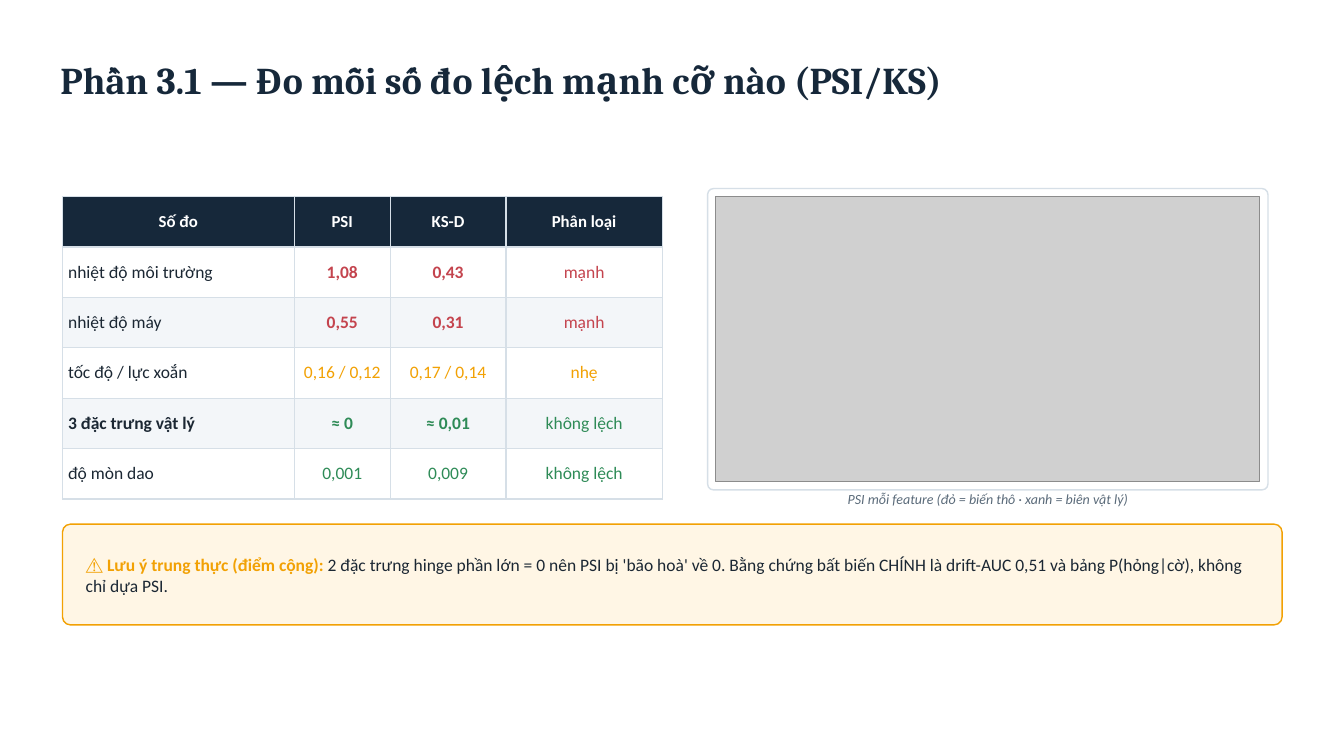
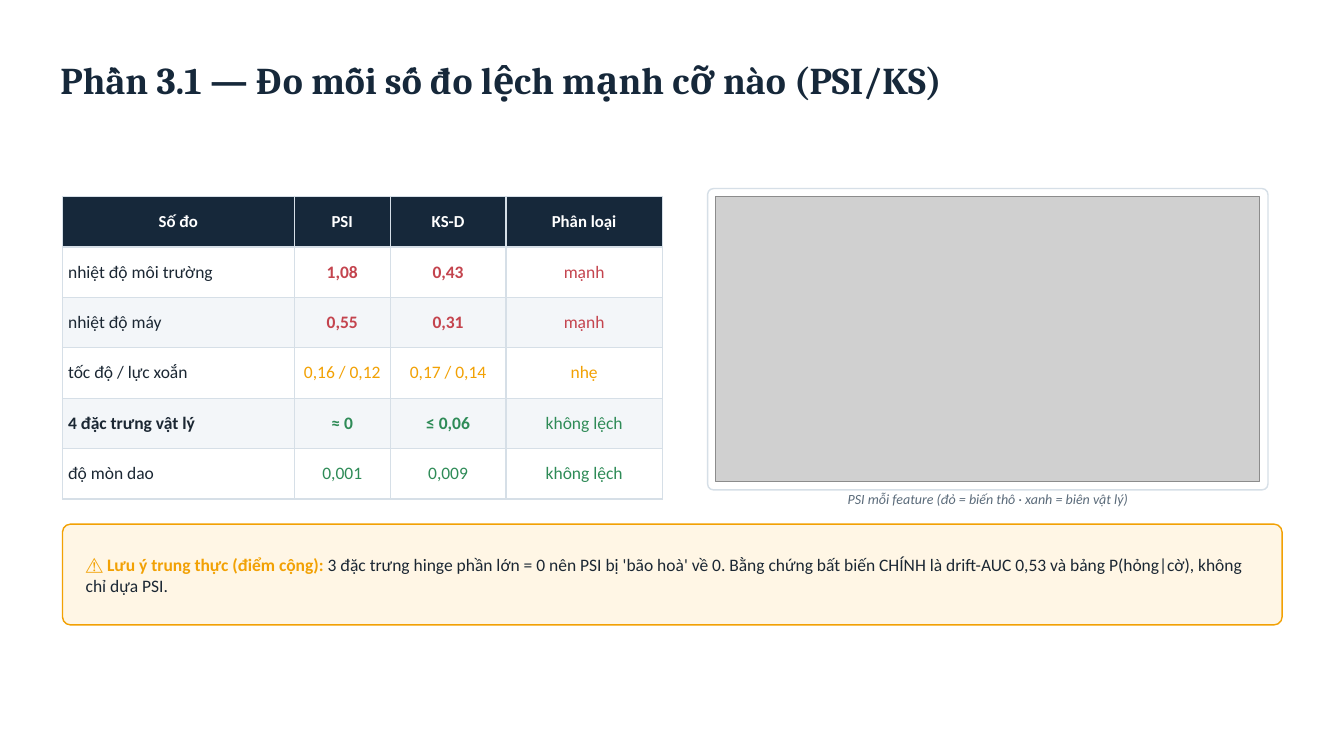
Before and after one commit to tuanhuu3264/MasterDegree_ML_GroupProject, a slide deck: slide 12 of bai_tap_cuoi_khoa/bao_cao/SLIDE_THUYET_TRINH_v6.pptx. Drawn at 1344x756 pixels with LibreOffice and Linux fonts; fonts in the diff are those of the drawing; grey boxes stand for pictures. Boxes give left, top, right and bottom in pixels: in the first picture for what was removed or moved away, otherwise in the second. Text is boxed around its words. In the diff, an @@ line names an element or a change of style, - is before the commit and + after.

```diff
--- a/bai_tap_cuoi_khoa/bao_cao/SLIDE_THUYET_TRINH_v6.pptx
+++ b/bai_tap_cuoi_khoa/bao_cao/SLIDE_THUYET_TRINH_v6.pptx
@@ table at [63,197,662,499] @@
-row 5, column 1: 3 đặc trưng vật lý
+row 5, column 1: 4 đặc trưng vật lý
-row 5, column 3: ≈ 0,01
+row 5, column 3: ≤ 0,06
@@ text at [86,556,1242,595]: text changed @@
-⚠ Lưu ý trung thực (điểm cộng): 2 đặc trưng hinge phần lớn = 0 nên PSI bị 'bão hoà' về 0. Bằng chứng bất biến CHÍNH là drift-AUC 0,51 và bảng P(hỏng|cờ), không chỉ dựa PSI.
+⚠ Lưu ý trung thực (điểm cộng): 3 đặc trưng hinge phần lớn = 0 nên PSI bị 'bão hoà' về 0. Bằng chứng bất biến CHÍNH là drift-AUC 0,53 và bảng P(hỏng|cờ), không chỉ dựa PSI.
```
Also in this commit, not shown: 14 other slides changed, 22 other files.
